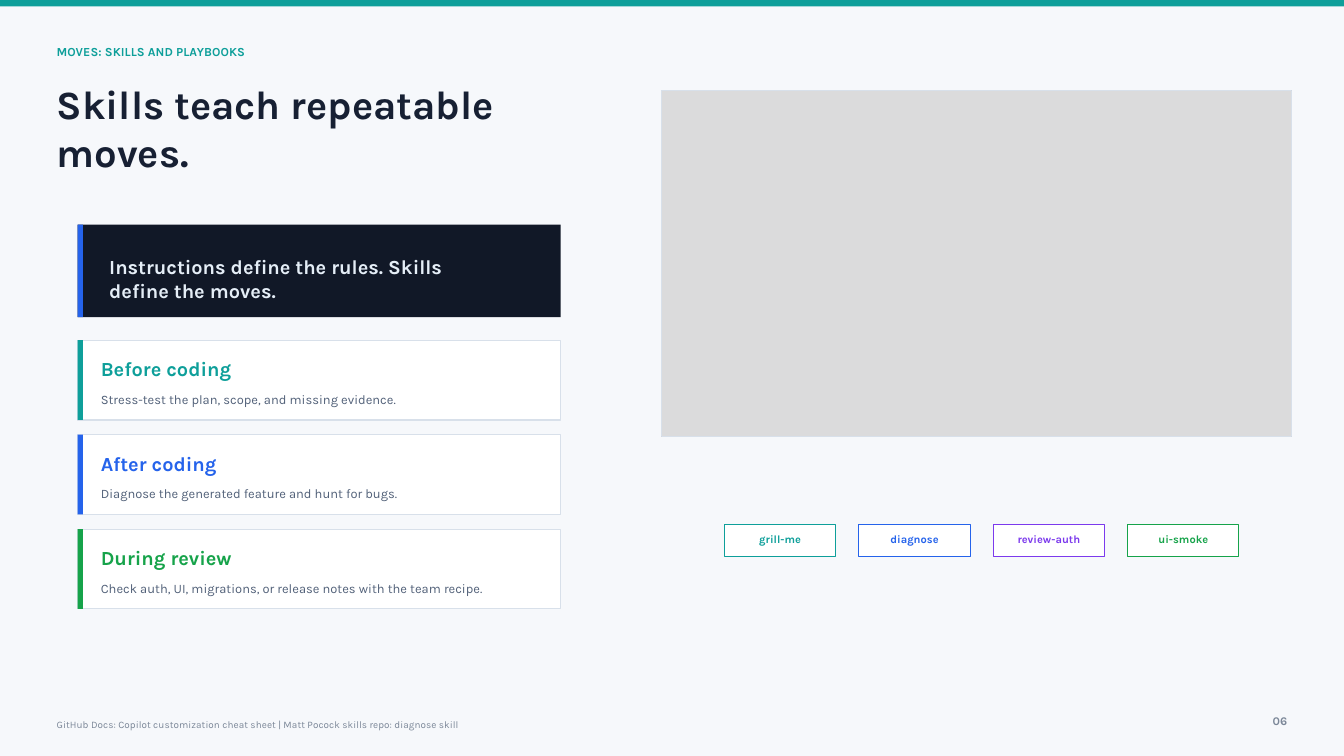
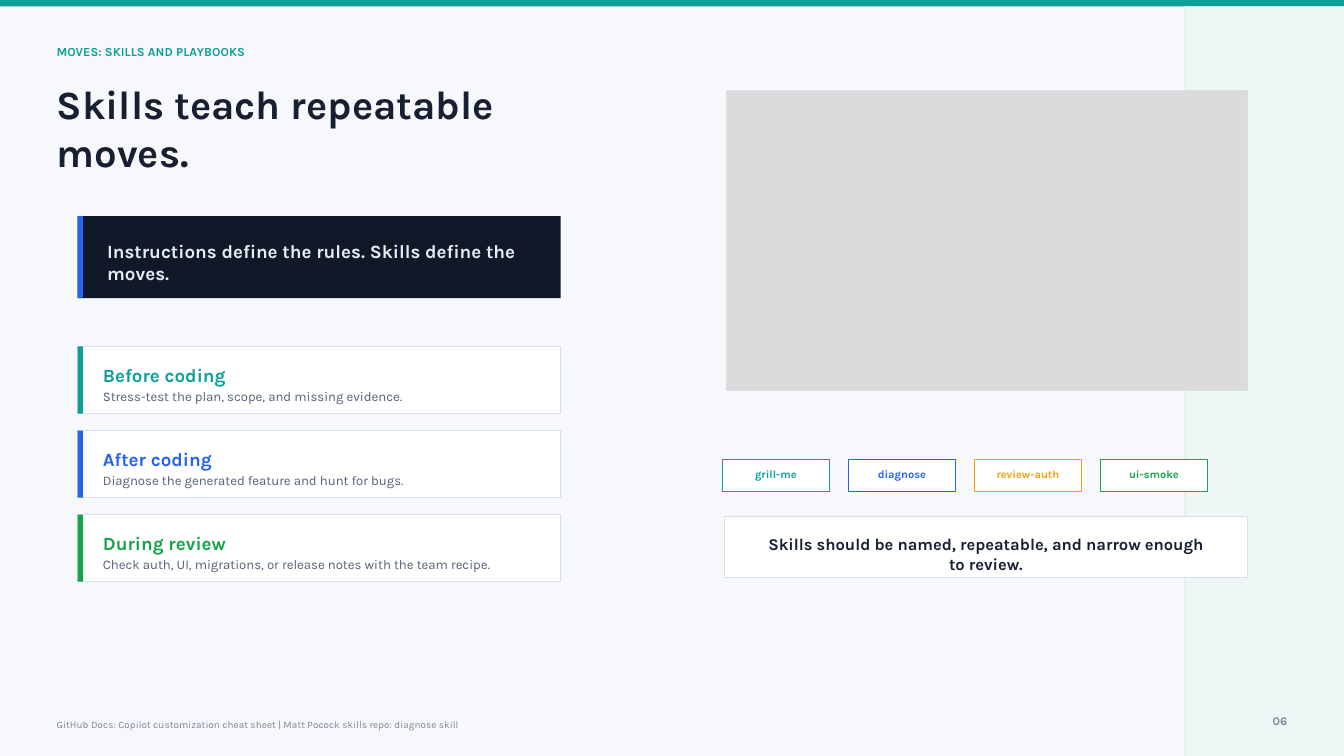
Before and after one commit to Cmcd9155/101-ai-basics-for-developers-presentation, a slide deck: slide 6 of presentations/102/deck/102-agent-harnesses.pptx. Drawn at 1344x756 pixels with LibreOffice and Linux fonts; fonts in the diff are those of the drawing; grey boxes stand for pictures. Boxes give left, top, right and bottom in pixels: in the first picture for what was removed or moved away, otherwise in the second. Text is boxed around its words. In the diff, an @@ line names an element or a change of style, - is before the commit and + after.

```diff
--- a/presentations/102/deck/102-agent-harnesses.pptx
+++ b/presentations/102/deck/102-agent-harnesses.pptx
@@ rectangle added at (1185,6,1344,756), fill #EFF7F6 @@
@@ rectangle added at (1185,6,1186,756), fill #D8EDEA @@
@@ rectangle: place and size @@
-rectangle at (661,91,1292,438)
+rectangle at (727,91,1248,391)
@@ rectangle: place and size @@
-rectangle at (661,91,1292,438)
+rectangle at (727,91,1248,391)
@@ picture: place and size @@
-picture at (661,91,1292,438)
+picture at (727,91,1248,391)
@@ rectangle: place and size @@
-rectangle at (78,225,561,318)
+rectangle at (78,217,561,298)
@@ rectangle: place and size @@
-rectangle at (78,225,83,318)
+rectangle at (78,217,83,298)
@@ size 14.2 to 13.4 pt in 4 elements at (103,368,226,387), (103,452,212,471), (103,536,225,555), (107,244,515,281) @@
@@ text "Instructions define the rules. Skills ...": place and size @@
-text "Instructions define the rules. Skills ..." at (109,260,442,299)
+text "Instructions define the rules. Skills ..." at (107,244,515,281)
@@ rectangle: place and size @@
-rectangle at (78,341,561,420)
+rectangle at (78,347,561,414)
@@ rectangle: place and size @@
-rectangle at (78,341,83,420)
+rectangle at (78,347,83,414)
@@ rectangle: place and size @@
-rectangle at (78,435,561,514)
+rectangle at (78,431,561,498)
@@ rectangle: place and size @@
-rectangle at (78,435,83,514)
+rectangle at (78,431,83,498)
@@ text "Diagnose the generated feature and ...": place and size @@
-text "Diagnose the generated feature and ..." at (101,489,397,501)
+text "Diagnose the generated feature and ..." at (103,476,403,488)
@@ rectangle: place and size @@
-rectangle at (725,525,836,557)
+rectangle at (723,460,830,491)
@@ text "grill-me": place and size @@
-text "grill-me" at (759,535,801,546)
+text "grill-me" at (755,470,797,481)
@@ rectangle: place and size @@
-rectangle at (859,525,970,557)
+rectangle at (849,460,956,491)
@@ text "diagnose": place and size @@
-text "diagnose" at (890,535,938,546)
+text "diagnose" at (878,470,926,481)
@@ rectangle: place and size @@
-rectangle at (993,525,1104,557)
+rectangle at (975,460,1082,491)
@@ rectangle at (975,460,1082,491): outline #7C3AED 0.75 pt to #F59E0B 0.75 pt @@
@@ text "review-auth": place and size @@
-text "review-auth" at (1018,535,1081,543)
+text "review-auth" at (997,470,1060,478)
@@ text "review-auth" at (997,470,1060,478): text colour #7C3AED to #F59E0B @@
@@ rectangle: place and size @@
-rectangle at (1128,525,1239,557)
+rectangle at (1101,460,1208,491)
@@ text "ui-smoke": place and size @@
-text "ui-smoke" at (1158,535,1208,543)
+text "ui-smoke" at (1129,470,1179,478)
@@ rectangle: place and size @@
-rectangle at (78,529,561,609)
+rectangle at (78,514,561,582)
@@ rectangle: place and size @@
-rectangle at (78,529,83,609)
+rectangle at (78,514,83,582)
@@ text "During review": place and size @@
-text "During review" at (101,551,232,570)
+text "During review" at (103,536,225,555)
@@ rectangle added at (725,516,1248,577), fill #FFFFFF, outline #D8E0EA 0.75 pt @@
@@ text added at (768,538,1203,571), 11.8 pt, text #172033, bold @@
+Skills should be named, repeatable, and narrow enough to review.
@@ size 9.2 to 9.4 pt in 3 elements at (103,392,403,404), (103,476,403,488), (103,560,490,572) @@
@@ text "Check auth, UI, migrations, or ...": place and size @@
-text "Check auth, UI, migrations, or ..." at (101,584,482,596)
+text "Check auth, UI, migrations, or ..." at (103,560,490,572)
```
Also in this commit, not shown: 11 other slides changed, 31 other files.
